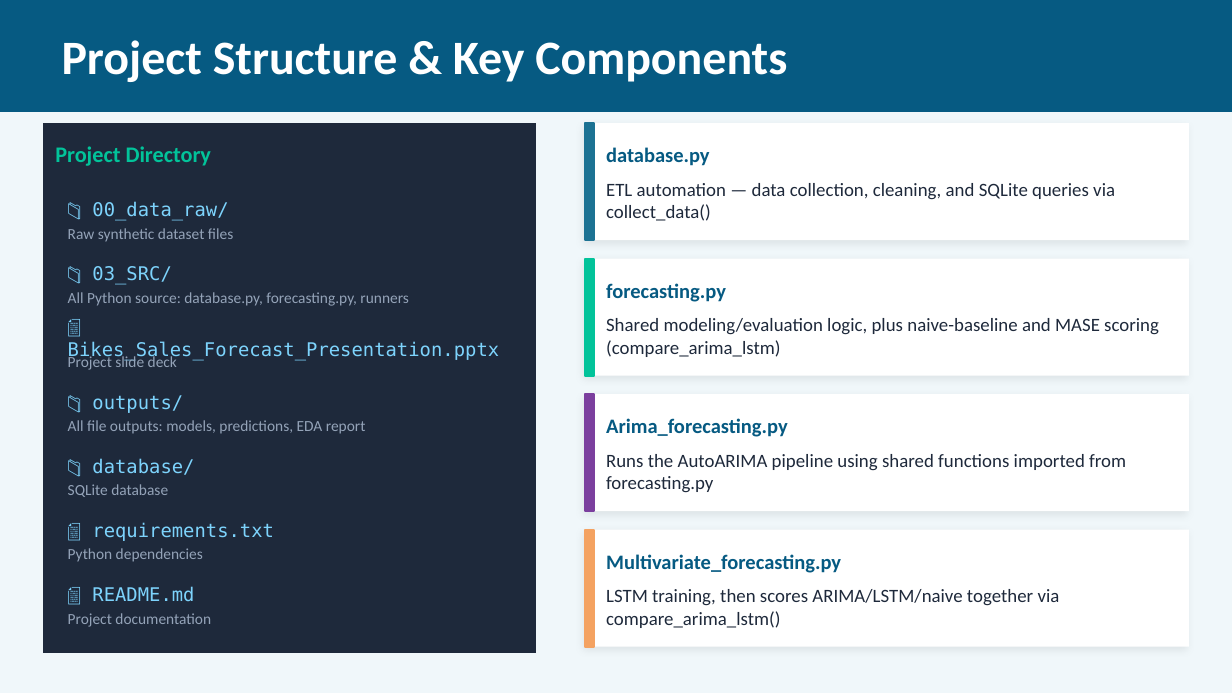
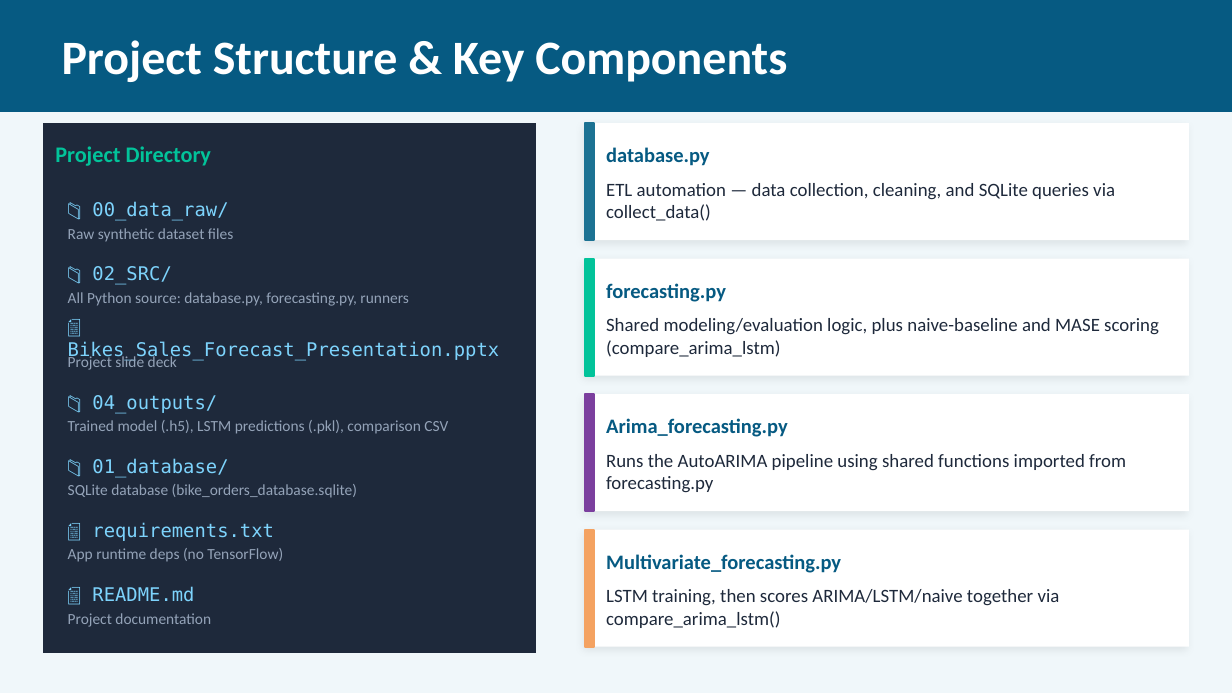
Before and after one commit to EllaN12/Bikes_forecast, a slide deck: slide 8 of Bikes_Sales_Forecast_Presentation.pptx. Drawn at 1232x693 pixels with LibreOffice and Linux fonts; fonts in the diff are those of the drawing. Boxes give left, top, right and bottom in pixels: in the first picture for what was removed or moved away, otherwise in the second. Text is boxed around its words. In the diff, an @@ line names an element or a change of style, - is before the commit and + after.

```diff
--- a/Bikes_Sales_Forecast_Presentation.pptx
+++ b/Bikes_Sales_Forecast_Presentation.pptx
@@ text at [92, 266, 171, 285]: text changed @@
-📁 03_SRC/
+📁 02_SRC/
@@ text at [92, 395, 217, 414]: text changed @@
-📁 outputs/
+📁 04_outputs/
@@ text at [68, 420, 448, 434]: text changed @@
-All file outputs: models, predictions, EDA report
+Trained model (.h5), LSTM predictions (.pkl), comparison CSV
@@ text at [92, 458, 228, 478]: text changed @@
-📁 database/
+📁 01_database/
@@ text at [68, 484, 357, 498]: text changed @@
-SQLite database
+SQLite database (bike_orders_database.sqlite)
@@ text at [68, 548, 283, 562]: text changed @@
-Python dependencies
+App runtime deps (no TensorFlow)
```
Also in this commit, not shown: 7 other slides changed.
